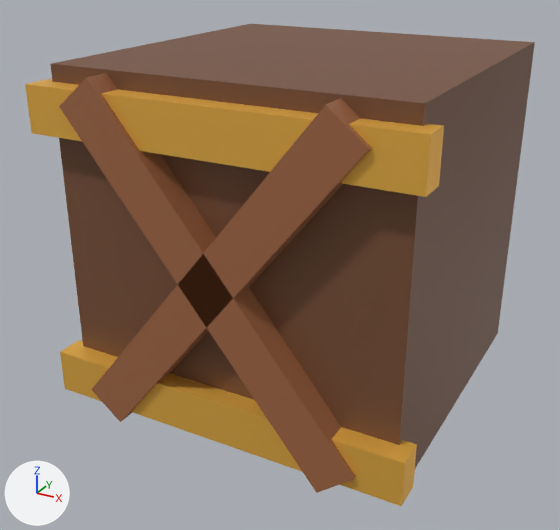
The glTF model assets/environment/models/crate.glb as it was, and as the next commit left it.
One viewpoint serves both versions: a 50 mm camera at (1.093, -2.195, 1.46) aimed at (-0.045, -0.127, 0.425). The lights are fixed; the arrows at lower left show +X, +Y and +Z. The picture after the commit comes second. Where no turn or scale is listed for an object, it has been applied to the vertices. Vertices at exactly the same position are counted once.

The first picture shows 'Band', 'Band.001', 'Brace', 'Brace.001', 'CrateBody'.
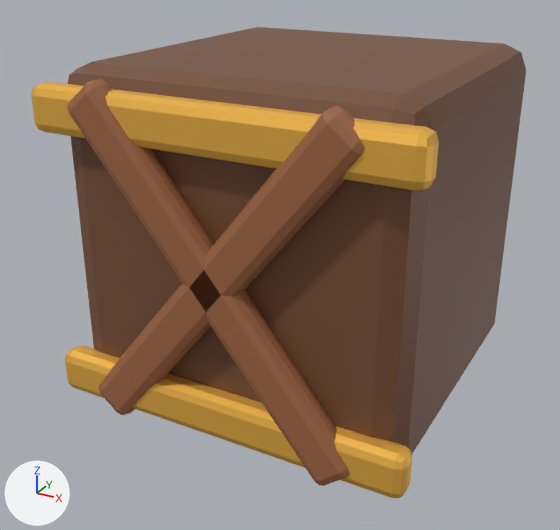
Changed parts and their boxes (x1, y1, x2, y2) in the pictures (560 x 530 px):
'CrateBody', reshaped, moved (6% taller): before (51, 24, 535, 468); after (31, 27, 526, 498)
'Brace', deleted (brown): before (59, 73, 356, 493)
'Brace.001', deleted (brown): before (91, 98, 372, 422)
'Band.001', deleted (orange): before (25, 79, 444, 197)
'Band', deleted (orange): before (60, 340, 417, 506)

The edits, one by one:
me_cube is used by ob_cratebody; location (0.0, 0.0, 0.55).
me_cube had 8 vertices, 12 faces and spanned x -0.55..0.55, y -0.55..0.55, z -0.55..0.55.
me_cube now has 280 vertices, 540 faces and spans x -0.59..0.59, y -0.06..1.12, z -0.12..0.98.
me_cube part 1: the whole mesh is rebuilt.
me_cube gains material mat_gold (orange #f9bf50).
me_cube gains material mat_wood_light (brown #9e6542).
Object 'Band' (ob_band) is deleted.
Object 'Band.001' (ob_band_001) is deleted.
Object 'Brace' (ob_brace) is deleted.
Object 'Brace.001' (ob_brace_001) is deleted.
Object 'CrateBody' (ob_cratebody) moves from (0.0, 0.0, 0.55) to (0.0, -0.57, 0.12).
